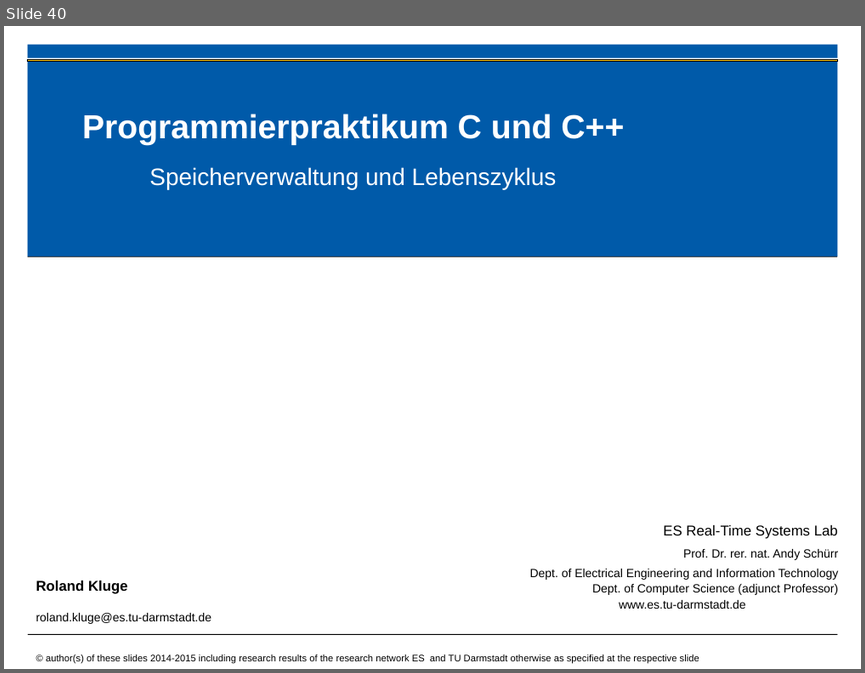
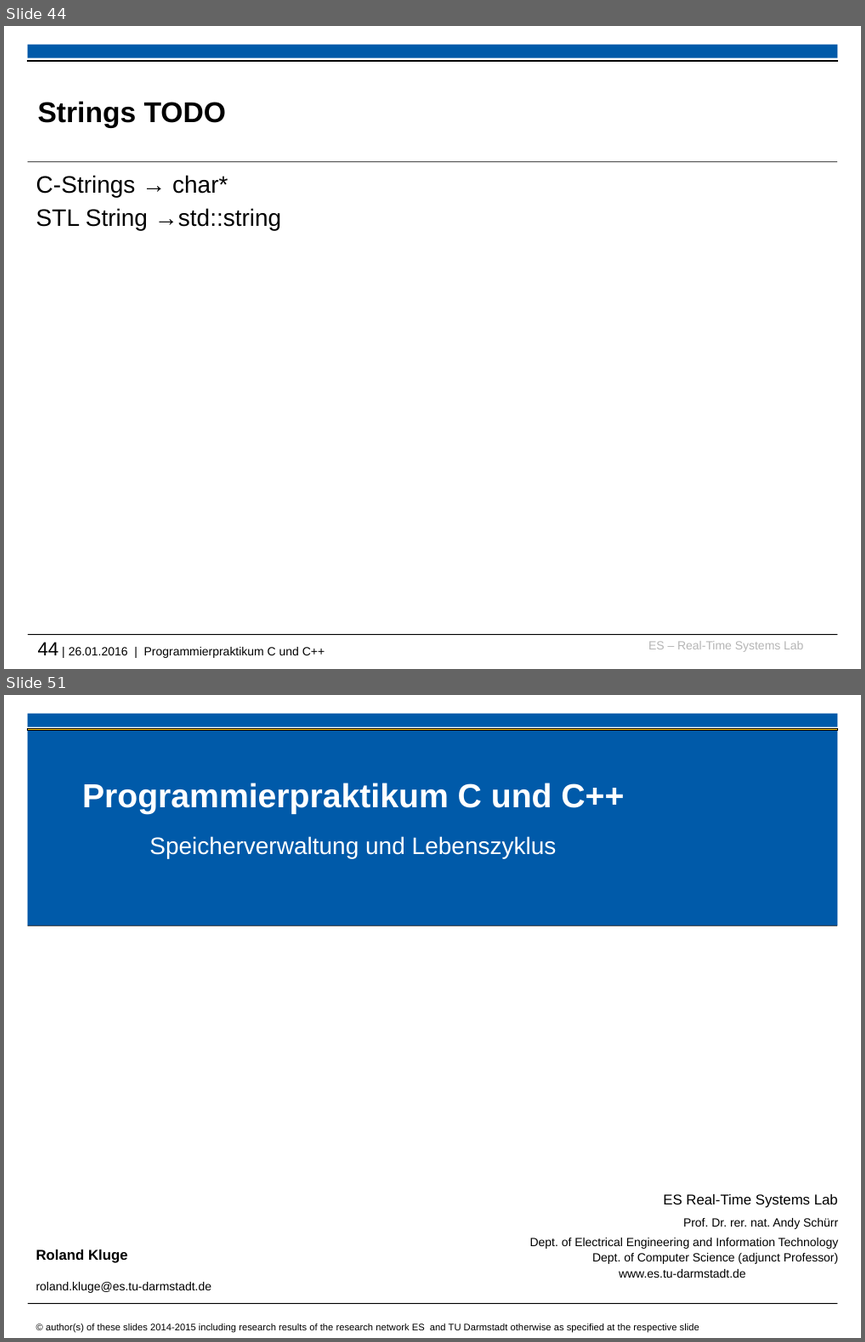
Before and after one commit to h82k/tud-cppp, a slide deck: cppp_lecture.pptx. Shown one above the other, each under a label of ours: slide 40 before the commit, slides 44 and 51 after it; the slides between them are not shown. The pictures are 865x673 and 865x1342 pixels, drawn with LibreOffice and Linux fonts; fonts in the diff are those of the drawing; background and template pictures are left out. Boxes give left, top, right and bottom in pixels: in the first picture for what was removed or moved away, otherwise in the second. Text is boxed around its words. In the diff, an @@ line names an element or a change of style, - is before the commit and + after.

```diff
--- a/cppp_lecture.pptx
+++ b/cppp_lecture.pptx
@@ slide 44 added at [4, 26, 861, 669], background #FFFFFF; not listed: 2 template elements that a slide beside it also shows @@
@@ rectangle added at [27, 60, 837, 62], fill #000000, outline #000000 0.75 pt @@
@@ title added at [38, 101, 226, 128], 24 pt, text #000000, bold @@
+Strings TODO
@@ line added from (27, 162) to (837, 162), #000000 0.6 pt @@
@@ text added at [36, 175, 281, 231], 20 pt, text #000000 @@
+C-Strings → char*
+STL String →std::string
@@ text added at [38, 641, 324, 658], 10 pt, text #000000 @@
+44 | 26.01.2016 | Programmierpraktikum C und C++
@@ text added at [648, 641, 803, 652], 10 pt, text #B5B5B5 @@
+ES – Real-Time Systems Lab
@@ what was slide 40 is now slide 51 @@
```
Also in this commit, not shown: 6 slides changed, 16 other slides added, 1 other file.
